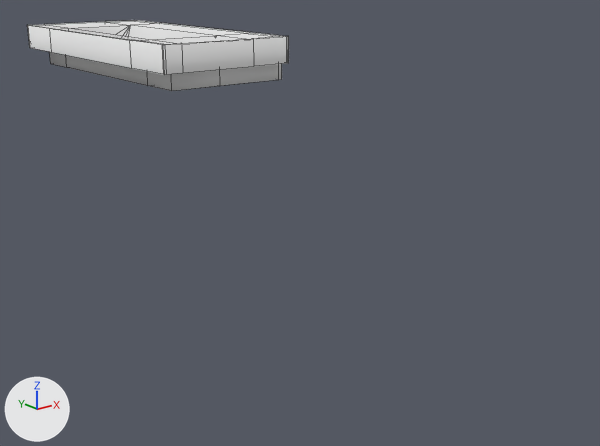
What one commit did to the OBJ model model/873174_LAVABO.obj.
The view is the same before and after, from a 50 mm camera at (-130.0, -314.0, 82.0) aimed at (51.0, -88.0, -8.0). The axes (+X, +Y, +Z) are drawn at lower left. The lights are the same throughout. Mesh edges are drawn as thin lines. Where no turn or scale is listed for an object, it has been applied to the vertices.
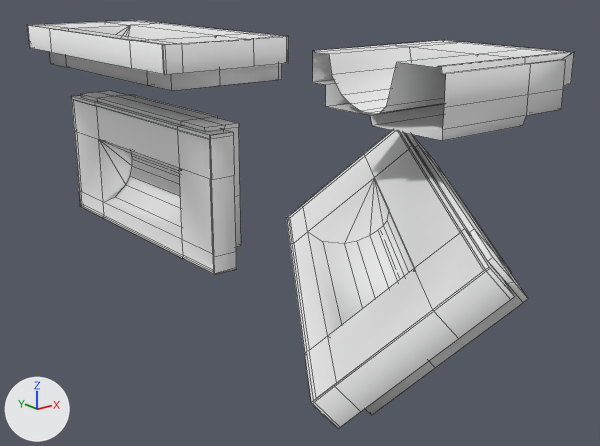
The newer file is also turned or shifted as a whole; pictures and numbers use the older file's frame.

Changed parts and their boxes [x1, y1, x2, y2] in the pictures (600 x 446 px):
'Box008', added
    after: [287, 130, 528, 429]
'Box007', added
    after: [71, 91, 241, 275]
'Box006', added
    after: [313, 40, 574, 141]

Diff of the bpy script that builds the scene:
```diff
--- a/model/873174_LAVABO.obj.py
+++ b/model/873174_LAVABO.obj.py
@@ me_box008 @@
+me_box008.from_pydata(...)  # 126 vertices, 108 faces; spans x -57.3..49.7, y -147.5..-20.3, z -27.9..26.3
+me_box008.materials.append(mat_wire_088144225)  # white #e7e7e7
@@ me_box007 @@
+me_box007.from_pydata(...)  # 126 vertices, 108 faces; spans x -11.0..9.0, y -4.0..116.0, z -31.7..24.0
+me_box007.materials.append(mat_wire_088144225)  # white #e7e7e7
@@ me_box006 @@
+me_box006.from_pydata(...)  # 87 vertices, 66 faces; spans x -1.8..59.0, y -106.6..-50.9, z 35.8..55.8
+me_box006.materials.append(mat_wire_088144225)  # white #e7e7e7
@@ ob_box008 @@
+ob_box008 = bpy.data.objects.new('Box008', me_box008)
+ob_box008.location = (41.5, -57.0, 0.0)
@@ ob_box007 @@
+ob_box007 = bpy.data.objects.new('Box007', me_box007)
+ob_box007.location = (41.5, -57.0, 0.0)
@@ ob_box006 @@
+ob_box006 = bpy.data.objects.new('Box006', me_box006)
+ob_box006.location = (41.5, -57.0, 0.0)
```
